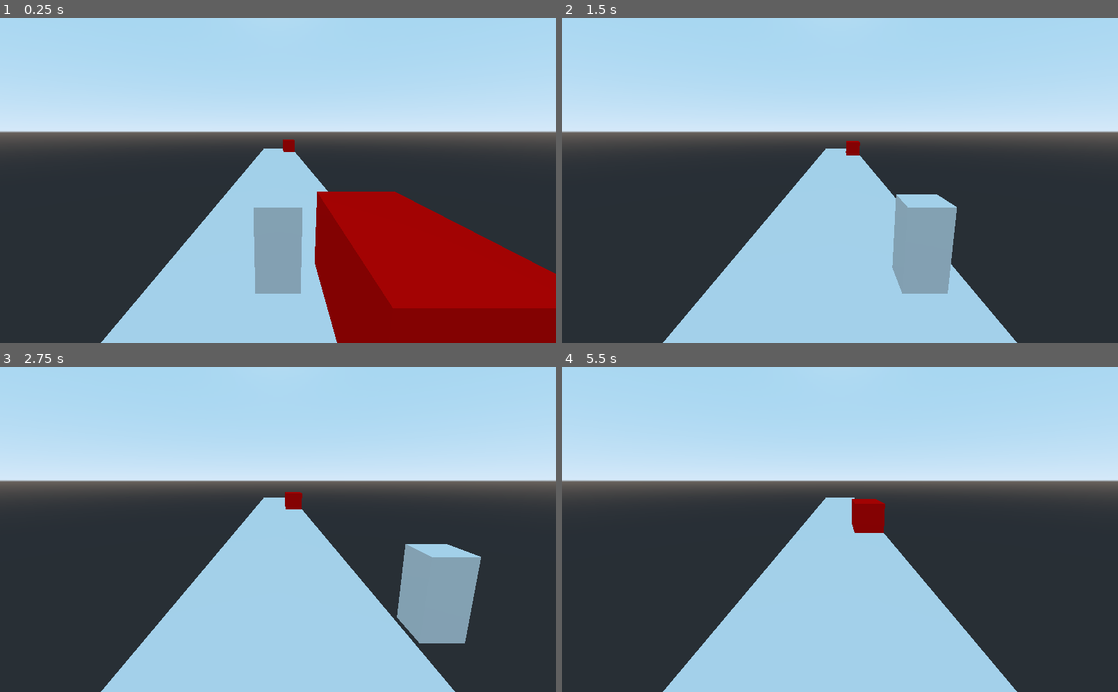
Above: before the commit, frames 1-4 (two rows, left to right).
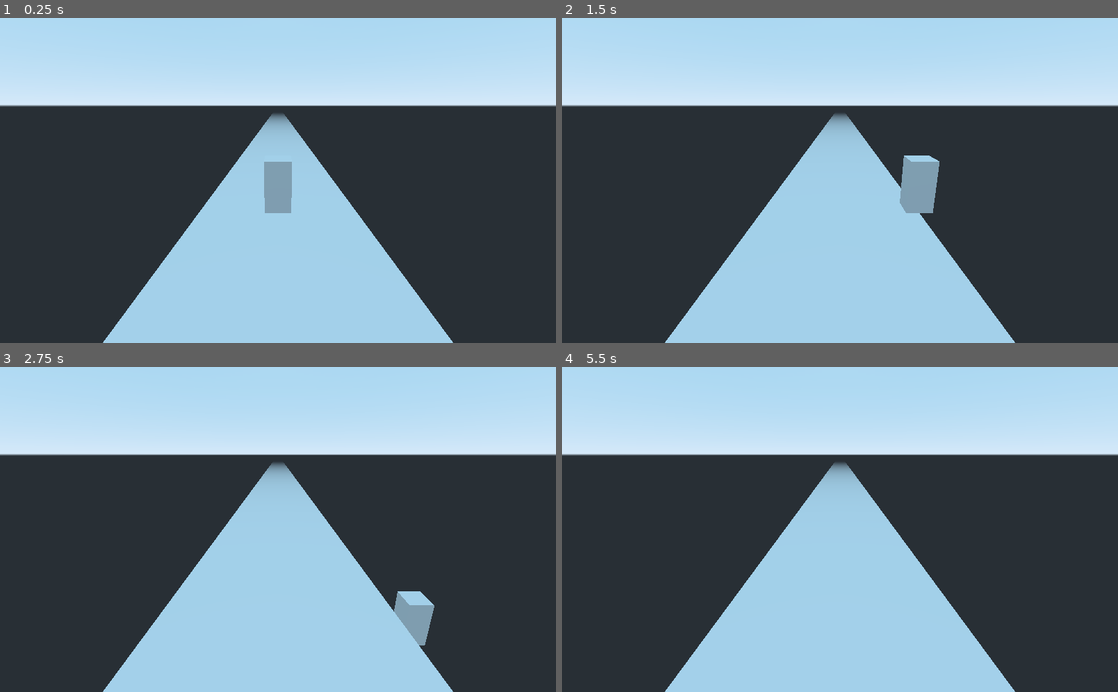
Above: after the commit, the same moments.

Repository: TheRubN/Run
Game: Godot game, scene res://scenes/world.tscn
The game is run twice, just before and just after one commit, with the same random seed, the same clock (stepped at 60 frames per second) and the same inputs.
Inputs:
- Up to frame 1 (0.25 s): no input
- Up to frame 2 (1.5 s): hold Right (ui_right) 0.53-1.28 s; hold Down (ui_down) from 1.28 s (still down)
- Up to frame 3 (2.75 s): release Down (ui_down) at 2.03 s; hold Right (ui_right) from 2.03 s (still down)
- Up to frame 4 (5.5 s): release Right (ui_right) at 2.78 s; hold Up (ui_up) 2.78-3.53 s; hold Left (ui_left) 3.53-5.03 s; tap Enter at 5 s; hold Down (ui_down) from 5.03 s (still down)

The runs differ from the first frame. In frame 1, 32% of the frame differs, in the area x 0-100%, y 26-100%; in frame 2, 17%; in frame 3, 17%; in frame 4, 14%.

Commit message:
Add files via upload

Diff:
--- a/default_env.tres
+++ b/default_env.tres
@@ -1,7 +1,11 @@
 [gd_resource type="Environment" load_steps=2 format=2]
 
 [sub_resource type="ProceduralSky" id=1]
+ground_horizon_color = Color( 0.156863, 0.184314, 0.211765, 1 )
 
 [resource]
 background_mode = 2
 background_sky = SubResource( 1 )
+fog_enabled = true
+fog_color = Color( 0.156863, 0.184314, 0.211765, 1 )
+fog_depth_end = 320.0
--- a/project.godot
+++ b/project.godot
@@ -21,6 +21,7 @@
 [physics]
 
 common/enable_pause_aware_picking=true
+3d/default_gravity=40.0
 
 [rendering]
 
--- a/scenes/chunk.gd
+++ b/scenes/chunk.gd
@@ -1,19 +1,34 @@
 extends Spatial
 
 
-export var scenery_speed: float = 10
-var obstacle_scene = preload("res://scenes/obstacles/obstacle1.tscn")
+signal spawn_chunk
 
-signal spawn_chunk
+export var chunk_size = 160
+var spawn_depth: float = 330 # Distance pour laquelle un nouveau chunk est instancié (sup au fog stp)
+var scenery_speed: float = 50
+var can_spawn: bool = true
+onready var SpawnNext: Position3D = get_child(0) # Position de spawn pour le prochain chunk
 
 
 func _ready():
-	var obstacle = obstacle_scene.instance()
-	add_child(obstacle)
+	var err = connect("spawn_chunk", get_parent(), "_on_chunk_spawn_chunk")
+	if err: print(err)
+
+	# On evite que les premiers chunks spawnent un autre chunk
+	if can_spawn and SpawnNext.global_translation.z > -spawn_depth:
+		can_spawn = false
+		print("switched initial spawn status")
 
 
-func _process(delta):
-	if translation.z >= get_child(0).scale.z:
-		emit_signal("spawn_chunk")
+func _physics_process(delta):
+	# Gestion de spawn du prochain chunk
+	if can_spawn and SpawnNext.global_translation.z >= -spawn_depth:
+		can_spawn = not can_spawn
+		emit_signal("spawn_chunk", -SpawnNext.global_translation.z - delta * scenery_speed)
+		print("spawn new chunk")
+	# Gestion de la disparition de ce chunk
+	if translation.z >= chunk_size:
 		queue_free()
+	# Deplacement du chunk
 	translate(delta * scenery_speed * Vector3.BACK)
+	#print(SpawnNext.global_translation.z)
--- /dev/null
+++ b/scenes/chunks/chunk0.tscn
@@ -0,0 +1,23 @@
+[gd_scene load_steps=4 format=2]
+
+[ext_resource path="res://scenes/chunk.gd" type="Script" id=1]
+
+[sub_resource type="BoxShape" id=1]
+
+[sub_resource type="CubeMesh" id=2]
+
+[node name="Chunk" type="Spatial"]
+transform = Transform( 1, 0, 0, 0, 1, 0, 0, 0, 1, 0, 0, -80 )
+script = ExtResource( 1 )
+
+[node name="SpawnNext" type="Position3D" parent="."]
+transform = Transform( 1, 0, 0, 0, 1, 0, 0, 0, 1, 0, 0, -80 )
+
+[node name="Ground" type="StaticBody" parent="."]
+transform = Transform( 6, 0, 0, 0, 1, 0, 0, 0, 80, 0, -1, 0 )
+
+[node name="CollisionShape" type="CollisionShape" parent="Ground"]
+shape = SubResource( 1 )
+
+[node name="MeshInstance" type="MeshInstance" parent="Ground"]
+mesh = SubResource( 2 )
--- /dev/null
+++ b/scenes/chunks/chunk1.tscn
@@ -0,0 +1,33 @@
+[gd_scene load_steps=5 format=2]
+
+[ext_resource path="res://scenes/chunk.gd" type="Script" id=1]
+[ext_resource path="res://scenes/obstacles/obstacle1.tscn" type="PackedScene" id=2]
+
+[sub_resource type="BoxShape" id=1]
+
+[sub_resource type="CubeMesh" id=2]
+
+[node name="Chunk" type="Spatial"]
+transform = Transform( 1, 0, 0, 0, 1, 0, 0, 0, 1, 0, 0, -80 )
+script = ExtResource( 1 )
+
+[node name="SpawnNext" type="Position3D" parent="."]
+transform = Transform( 1, 0, 0, 0, 1, 0, 0, 0, 1, 0, 0, -80 )
+
+[node name="Ground" type="StaticBody" parent="."]
+transform = Transform( 6, 0, 0, 0, 1, 0, 0, 0, 80, 0, -1, 0 )
+
+[node name="CollisionShape" type="CollisionShape" parent="Ground"]
+shape = SubResource( 1 )
+
+[node name="MeshInstance" type="MeshInstance" parent="Ground"]
+mesh = SubResource( 2 )
+
+[node name="Obstacle" parent="." instance=ExtResource( 2 )]
+transform = Transform( 2, 0, 0, 0, 2, 0, 0, 0, 4, 4, 0, 0 )
+
+[node name="Obstacle2" parent="." instance=ExtResource( 2 )]
+transform = Transform( 2, 0, 0, 0, 2, 0, 0, 0, 4, -4, 0, -40 )
+
+[node name="Obstacle3" parent="." instance=ExtResource( 2 )]
+transform = Transform( 2, 0, 0, 0, 2, 0, 0, 0, 4, -4, 0, 40 )
--- a/scenes/obstacles/obstacle1.tscn
+++ b/scenes/obstacles/obstacle1.tscn
@@ -8,7 +8,7 @@
 [sub_resource type="BoxShape" id=2]
 
 [node name="Obstacle" type="StaticBody"]
-transform = Transform( 2, 0, 0, 0, 2, 0, 0, 0, 4, 4, 0, 0 )
+transform = Transform( 2, 0, 0, 0, 2, 0, 0, 0, 4, 0, 0, 0 )
 
 [node name="MeshInstance" type="MeshInstance" parent="."]
 transform = Transform( 1, 0, 0, 0, 1, 0, 0, 0, 1, 0, 0.997307, 0 )
--- a/scenes/player.gd
+++ b/scenes/player.gd
@@ -1,14 +1,16 @@
 extends KinematicBody
 
 
-export var speed: float = 5
-export var jump_velocity: float = 8
+export var speed: float = 8
+export var jump_velocity: float = 20
 var line: int = 0
 var velocity: Vector3 = Vector3.ZERO
 var gravity: float = ProjectSettings.get_setting("physics/3d/default_gravity")
 
 
 func _physics_process(delta):
+
+	# Mouvements du joueur : droit, gauche, saut, roulade
 	velocity.y -= gravity * delta
 	if Input.is_action_pressed("ui_right"):
 		velocity.x = speed
@@ -17,9 +19,7 @@
 	else:
 		velocity.x = 0
 	velocity = move_and_slide(velocity, Vector3.UP)
-	# Jump
 	if Input.is_action_pressed("ui_up") and is_on_floor():
 		velocity.y = jump_velocity
-	# Roulade
 	if Input.is_action_just_pressed("ui_down"):
 		pass
--- a/scenes/player.tscn
+++ b/scenes/player.tscn
@@ -7,8 +7,6 @@
 [sub_resource type="BoxShape" id=2]
 
 [node name="Player" type="KinematicBody"]
-axis_lock_motion_z = true
-move_lock_z = true
 script = ExtResource( 1 )
 
 [node name="MeshInstance" type="MeshInstance" parent="."]
--- a/scenes/scenery.gd
+++ b/scenes/scenery.gd
@@ -1,17 +1,27 @@
 extends Spatial
 
-export var chunk_size: int = 80
-var chunk_scene = preload("res://scenes/chunk.tscn")
+
+export var chunk_size: float = 80
+var chunk0_scene = preload("res://scenes/chunks/chunk0.tscn")
+var chunk1_scene = preload("res://scenes/chunks/chunk1.tscn")
+var chunks_scenes: Array = [chunk0_scene, chunk1_scene]
 
 
 func _ready():
-	spawn_chunk()
-
-func _on_Chunk_spawn_chunk():
-	spawn_chunk()
+	var initial_chunk_scene = chunks_scenes[0]
+	var initial_chunk = initial_chunk_scene.instance()
+	# On spawn les premiers chunks
+	spawn_chunk(0, 0)
+	spawn_chunk(initial_chunk.chunk_size, 0)
+	spawn_chunk(initial_chunk.chunk_size * 2, 0)
 
 
-func spawn_chunk():
+func _on_chunk_spawn_chunk(z_pos: float):
+	spawn_chunk(z_pos)
+
+
+func spawn_chunk(z_pos: float, i: int = randi() % 2):
+	var chunk_scene = chunks_scenes[i]
 	var chunk = chunk_scene.instance()
-	chunk.translate(chunk_size  * Vector3.FORWARD)
+	chunk.translate(z_pos  * Vector3.FORWARD) # Pour que le chunk spawn devant le joueur
 	add_child(chunk)
--- a/scenes/world.tscn
+++ b/scenes/world.tscn
@@ -1,8 +1,7 @@
-[gd_scene load_steps=4 format=2]
+[gd_scene load_steps=3 format=2]
 
 [ext_resource path="res://scenes/player.tscn" type="PackedScene" id=1]
 [ext_resource path="res://scenes/scenery.gd" type="Script" id=2]
-[ext_resource path="res://scenes/chunk.tscn" type="PackedScene" id=3]
 
 [node name="World" type="Spatial"]
 
@@ -11,9 +10,6 @@
 [node name="Scenery" type="Spatial" parent="."]
 script = ExtResource( 2 )
 
-[node name="Chunk" parent="Scenery" instance=ExtResource( 3 )]
-
 [node name="Camera" type="Camera" parent="."]
-transform = Transform( 1, 0, 0, 0, 0.978721, 0.205196, 0, -0.205196, 0.978721, 0, 7, 10 )
-
-[connection signal="spawn_chunk" from="Scenery/Chunk" to="Scenery" method="_on_Chunk_spawn_chunk"]
+transform = Transform( 1, 0, 0, 0, 0.951841, 0.306593, 0, -0.306593, 0.951841, 1.52588e-05, 7.73148, 16.9201 )
+far = 500.0
